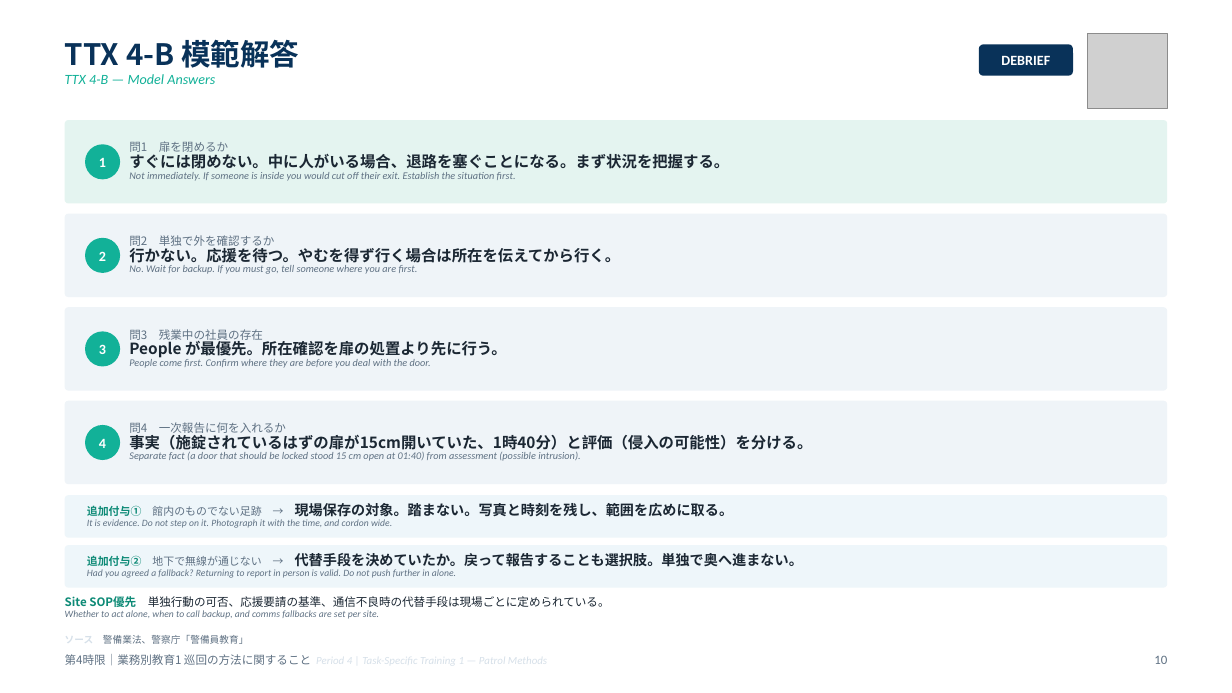
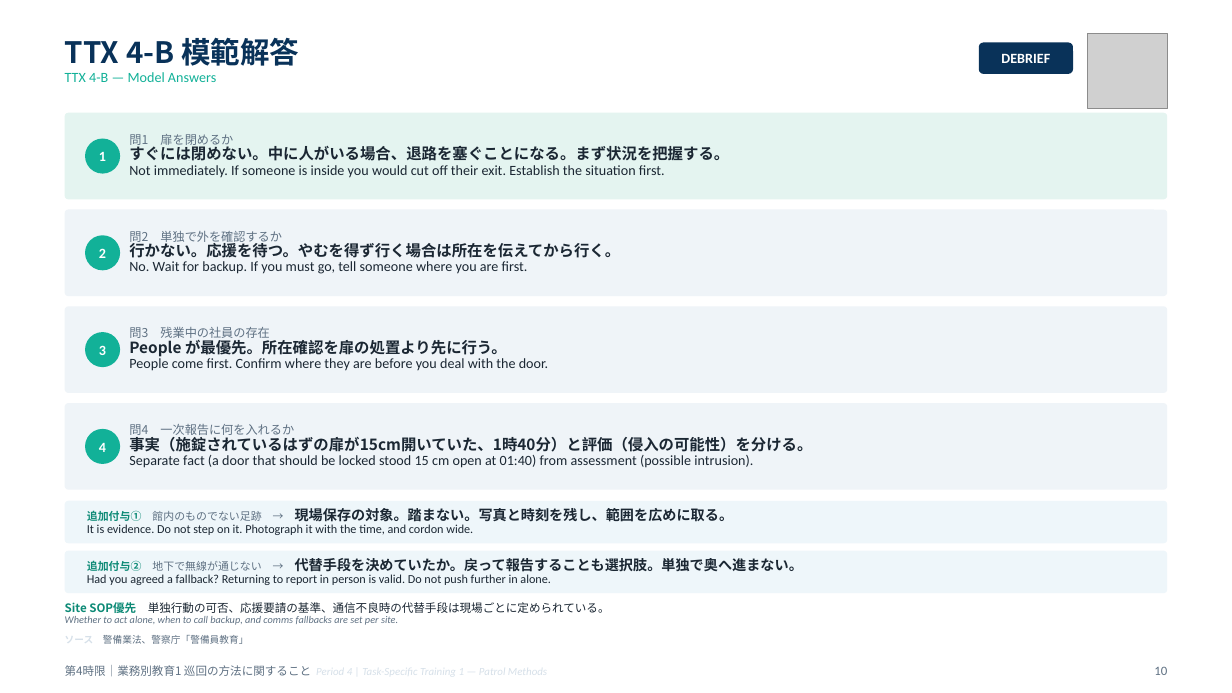
Before and after one commit to hrsmhiroshi-cpu/Training-, a slide deck: slide 10 of decks/03_4限_巡回.pptx. Drawn at 1232x693 pixels with LibreOffice and Linux fonts; fonts in the diff are those of the drawing; grey boxes stand for pictures. Boxes give left, top, right and bottom in pixels: in the first picture for what was removed or moved away, otherwise in the second. Text is boxed around its words. In the diff, an @@ line names an element or a change of style, - is before the commit and + after.

```diff
--- a/decks/03_4限_巡回.pptx
+++ b/decks/03_4限_巡回.pptx
@@ text at [65,72,216,82]: italic off in "TTX 4-B — Model Answers" @@
@@ proportions changed in 4 elements at [65,306,1167,393], [65,210,1167,297], [65,403,1167,490], [65,113,1167,200] @@
@@ rounded rectangle: place and size @@
-rounded rectangle at [65,120,1167,203]
+rounded rectangle at [65,113,1167,200]
@@ text "問1 扉を閉めるか": place and size @@
-text "問1 扉を閉めるか" at [129,141,729,181]
+text "問1 扉を閉めるか" at [129,134,729,178]
@@ text "1": place and size @@
-text "1" at [99,158,106,167]
+text "1" at [99,152,106,161]
@@ ellipse: place and size @@
-ellipse at [85,144,120,179]
+ellipse at [85,139,120,174]
@@ text at [129,134,665,178]: size 9 to 9.5 pt in "問1 扉を閉めるか"; size 8 to 11 pt, text colour #5F7183 to #1B2733, italic off in "Not immediately. If someone is inside you ..." @@
@@ text at [129,231,528,274]: size 9 to 9.5 pt in "問2 単独で外を確認するか"; size 8 to 11 pt, text colour #5F7183 to #1B2733, italic off in "No. Wait for backup. If you must ..." @@
@@ text at [129,327,548,371]: size 9 to 9.5 pt in "問3 残業中の社員の存在"; size 8 to 11 pt, text colour #5F7183 to #1B2733, italic off in "People come first. Confirm where they are ..." @@
@@ rounded rectangle: place and size @@
-rounded rectangle at [65,401,1167,484]
+rounded rectangle at [65,403,1167,490]
@@ text at [129,424,753,468]: size 9 to 9.5 pt in "問4 一次報告に何を入れるか"; size 8 to 11 pt, text colour #5F7183 to #1B2733, italic off in "Separate fact (a door that should be ..." @@
@@ 2 rounded rectangles, 1 text, 1 ellipse: place and size @@
-2 rounded rectangles, 1 text, 1 ellipse at [65,425,1167,588]
+2 rounded rectangles, 1 text, 1 ellipse at [65,429,1167,593]
@@ text at [87,524,473,535]: size 7.5 to 9.5 pt, text colour #5F7183 to #1B2733, italic off in "It is evidence. Do not step on ..." @@
@@ text at [87,574,551,585]: size 7.5 to 9.5 pt, text colour #5F7183 to #1B2733, italic off in "Had you agreed a fallback? Returning to ..." @@
@@ text at [65,616,398,625]: size 7.5 to 8 pt in "Whether to act alone, when to call ..." @@
@@ text "第4時限｜業務別教育1 巡回の方法に関すること Period 4 | ...": place and size @@
-text "第4時限｜業務別教育1 巡回の方法に関すること Period 4 | ..." at [65,654,311,665]
+text "第4時限｜業務別教育1 巡回の方法に関すること Period 4 | ..." at [65,665,311,676]
@@ text "10": place and size @@
-text "10" at [1154,656,1167,664]
+text "10" at [1154,667,1167,675]
```
Also in this commit, not shown: 9 other slides changed, 7 other files.
